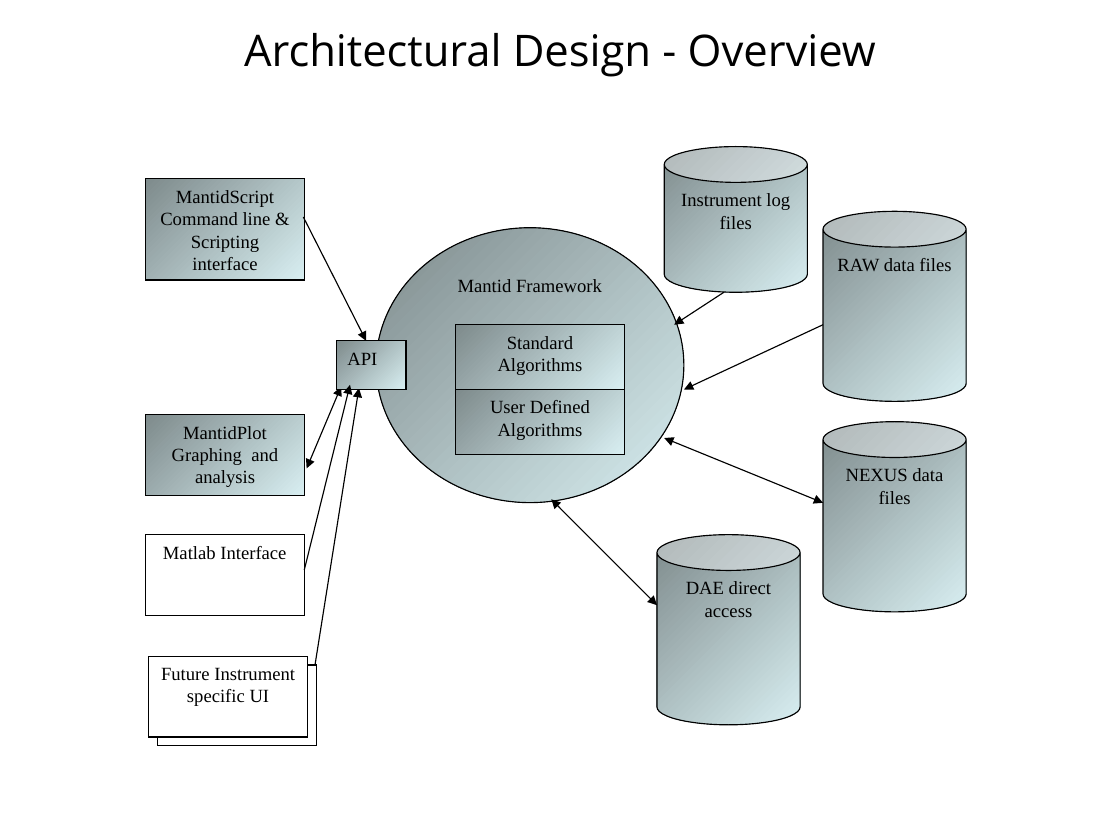
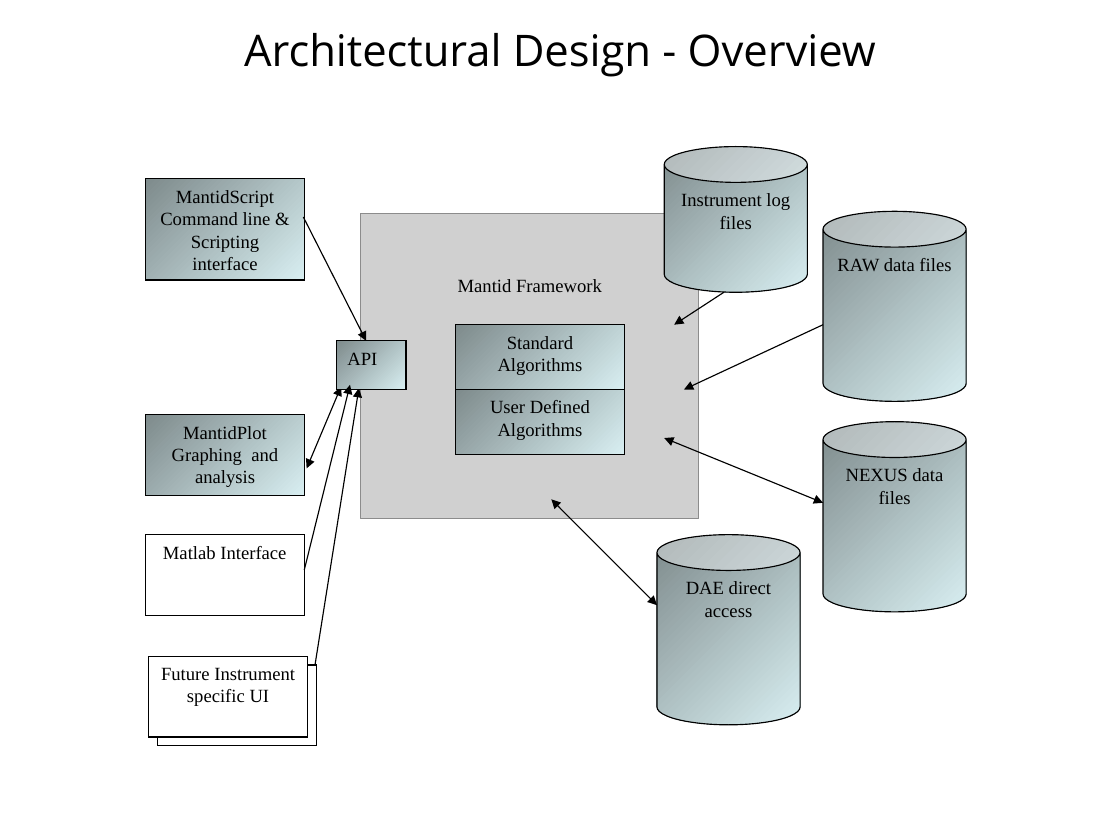
Before and after one commit to mantidproject/documents, a slide deck: slide 3 of Presentations/Mantid User demonstration 12-09-2008.ppt. Drawn at 1120x840 pixels with LibreOffice and Linux fonts; fonts in the diff are those of the drawing; grey boxes stand for pictures; background and template pictures are left out. Boxes give left, top, right and bottom in pixels: in the first picture for what was removed or moved away, otherwise in the second. Text is boxed around its words. In the diff, an @@ line names an element or a change of style, - is before the commit and + after.

Commit message:
re #13 add presentation

```diff
--- a/Presentations/Mantid User demonstration 12-09-2008.ppt
+++ b/Presentations/Mantid User demonstration 12-09-2008.ppt
@@ picture added at (x1=361, y1=214, x2=699, y2=520) @@
@@ text "Mantid Framework" moved from (x1=376, y1=227, x2=684, y2=502) to (x1=458, y1=279, x2=602, y2=292) @@
@@ text "Mantid Framework" at (x1=458, y1=279, x2=602, y2=292): fill gradient #7E8B8C to #D8EEF1 to none; outline #000000 0.74 pt to none @@
```
